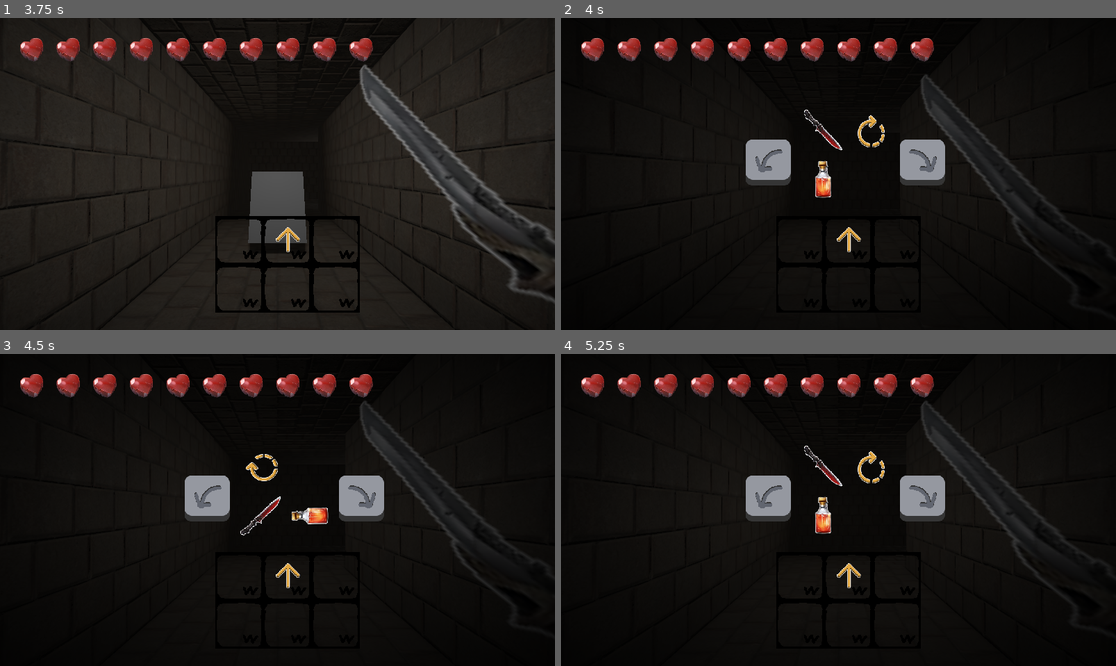
Above: before the commit, frames 1-4 (two rows, left to right).
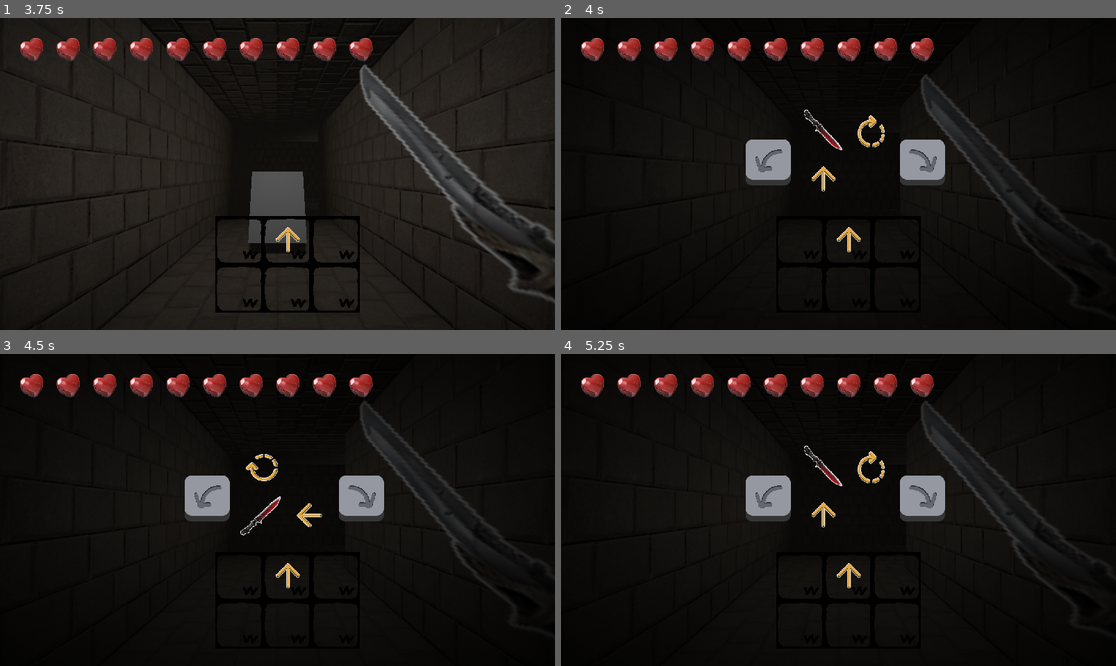
Above: after the commit, the same moments.

Repository: painttist/2023-04-04-Dungeon-Crawler-Jam
Game: Godot game, scene res://scenes/main.tscn
Same seed, same stepped clock (60 frames per second), same inputs: the game is played once before the commit and once after it. This scene is started directly instead of the project's main scene. Sound files missing from this copy of the repository are replaced by a short silence.
Inputs (mouse positions are in pixels of both pictures, inside the frame that each line leads up to):
- Up to frame 1 (3.75 s): drag from (288, 264) to (333, 105) at 0.52 s; tap Enter at 1.25, 2.75 s; drag from (166, 189) to (288, 264) at 1.27 s; tap Space at 2, 3.5 s; move the mouse to (333, 105) at 2.02 s; hold E (E) 2.03-2.75 s; click (333, 105) at 2.17 s; tap Q (Q) at 2.3 s; drag from (249, 236) to (111, 127) at 2.77 s; move the mouse to (444, 220) at 3.52 s; hold S (S) from 3.53 s (still down); click (444, 220) at 3.67 s
- Up to frame 2 (4 s): keep holding S (S); tap W (W) at 3.8 s
- Up to frame 3 (4.5 s): release S (S) at 4.25 s; click (205, 497) at 4.25 s
- Up to frame 4 (5.25 s): click (921, 497) at 5 s

Frame 1 is identical in both runs. In frame 2, 0.3% of the frame differs, in the area x 45-50%, y 45-58%; in frame 3, 0.3%, in the area x 52-60%, y 47-56%; in frame 4, 0.3%.

Commit message:
reward data

Diff:
--- a/Chest/Chest.gd
+++ b/Chest/Chest.gd
@@ -11,7 +11,7 @@
 @onready var animation = $AnimationPlayer
 @onready var audio = $AudioStreamPlayer3D
 @onready var audio_hit = $AudioStreamPlayer3D2
-@onready var reward = Globals.get_rand_tile_set()
+@onready var reward = Globals.get_rand_chest_loot()
 
 func take_damage(attacker : Player, damage):
 	health -= damage
--- a/Enemy/Enemy.gd
+++ b/Enemy/Enemy.gd
@@ -63,7 +63,7 @@
 	if get_intersect_to_player().is_empty():
 		look_at_player_smooth(delta)
 
-var health = 2
+@export var health = 2
 
 func take_damage(attacker: Player, damage):
 	health -= damage
@@ -197,5 +197,8 @@
 	if player is Player:
 		player.acted.connect(add_enemy_action)
 
-	reward = Globals.get_rand_tile_set()
+	if type == ENEMY_TYPE.WOLF:
+		reward = Globals.get_rand_wolf_loot()
+	elif type == ENEMY_TYPE.SLIME:
+		reward = Globals.get_rand_slime_loot()
 	print(reward)
--- a/Inventory/TileGroup.gd
+++ b/Inventory/TileGroup.gd
@@ -23,7 +23,7 @@
 	for child in children:
 		if child is Tile:
 			tiles.append(child)
-	group = Globals.get_rand_tile_set()
+	group = [[null, null], [null, null]]
 	update_tiles()
 	reset_rotation()
 
--- a/scenes/main.tscn
+++ b/scenes/main.tscn
@@ -88,33 +88,43 @@
 position = Vector2(447, 412)
 
 [node name="Slime" parent="." instance=ExtResource("5_obdrs")]
+health = 4
+
+[node name="Slime5" parent="." instance=ExtResource("5_obdrs")]
+transform = Transform3D(1, 0, 0, 0, 1, 0, 0, 0, 1, 8, 0.877, -2)
+health = 4
 
 [node name="Slime2" parent="." instance=ExtResource("5_obdrs")]
 transform = Transform3D(1, 0, 0, 0, 1, 0, 0, 0, 1, 18, 0.877, -8)
+health = 4
 
 [node name="Slime3" parent="." instance=ExtResource("5_obdrs")]
 transform = Transform3D(1, 0, 0, 0, 1, 0, 0, 0, 1, 40, 0.877, -6)
+health = 4
 
 [node name="Slime4" parent="." instance=ExtResource("5_obdrs")]
 transform = Transform3D(1, 0, 0, 0, 1, 0, 0, 0, 1, 40, 0.877, -4)
+health = 4
 
 [node name="Wolf" parent="." instance=ExtResource("6_scurk")]
 transform = Transform3D(1, 0, 0, 0, 1, 0, 0, 0, 1, 6, 0.877, 2)
-
-[node name="Wolf2" parent="." instance=ExtResource("6_scurk")]
-transform = Transform3D(1, 0, 0, 0, 1, 0, 0, 0, 1, 6, 0.877, -2)
+health = 10
 
 [node name="Wolf3" parent="." instance=ExtResource("6_scurk")]
 transform = Transform3D(1, 0, 0, 0, 1, 0, 0, 0, 1, 38, 0.877, 8)
+health = 10
 
 [node name="Wolf4" parent="." instance=ExtResource("6_scurk")]
 transform = Transform3D(1, 0, 0, 0, 1, 0, 0, 0, 1, 40, 0.877, 8)
+health = 10
 
 [node name="Wolf5" parent="." instance=ExtResource("6_scurk")]
 transform = Transform3D(1, 0, 0, 0, 1, 0, 0, 0, 1, 42, 0.877, 8)
+health = 10
 
 [node name="Wolf6" parent="." instance=ExtResource("6_scurk")]
 transform = Transform3D(1, 0, 0, 0, 1, 0, 0, 0, 1, 18, 0.877, 2)
+health = 10
 
 [node name="Chest" parent="." instance=ExtResource("8_0hfbb")]
 transform = Transform3D(-1, 0, -8.74228e-08, 0, 1, 0, 8.74228e-08, 0, -1, 4, 0, -6)
--- a/scripts/Globals.gd
+++ b/scripts/Globals.gd
@@ -18,10 +18,35 @@
 	KEY
 }
 
-const tiles = [
-	[[SWORD_UP, ARROW], [SWORD_DOWN, null]],
-	[[ARROW, ARROW], [null, null]],
+#const tiles = [
+#	[[SWORD_UP, ARROW], [SWORD_DOWN, null]],
+#	[[ARROW, ARROW], [null, null]],
+#	[[WAND_UP, null], [WAND_DOWN, null]],
+#]
+
+const slime_loot = [
+	[[KNIFE, ARROW], [null, null]],
+	[[KNIFE, ARROW], [null, null]],
+	[[KNIFE, LEFT], [null, null]],
+	[[KNIFE, LEFT], [null, null]],
+	[[KNIFE, RIGHT], [null, null]],
+	[[POTION, RIGHT], [null, null]],
+	[[POTION, null], [POTION, null]],
+	[[KNIFE, null], [null, KNIFE]],
 	[[WAND_UP, null], [WAND_DOWN, null]],
+]
+
+const chest_loot = [
+	[[SWORD_UP, null], [SWORD_DOWN, LEFT]],
+
+]
+
+const wolf_loot = [
+	[[WAND_UP, ARROW], [WAND_DOWN, null]],
+	[[SWORD_UP, POTION], [SWORD_DOWN, null]],
+	[[SWORD_UP, null], [SWORD_DOWN, ARROW]],
+	[[SWORD_UP, POTION], [SWORD_DOWN, null]],
+	[[POTION, POTION], [POTION, POTION]],
 ]
 
 # behaviours
@@ -54,8 +79,17 @@
 	POTION: preload("res://Sprites/potion_clean.png")
 }
 
-func get_rand_tile_set():
-	return tiles[randi() % tiles.size()]
+#func get_rand_tile_set():
+#	return tiles[randi() % tiles.size()]
+
+func get_rand_slime_loot():
+	return slime_loot[randi() % slime_loot.size()]
+
+func get_rand_chest_loot():
+	return chest_loot[randi() % chest_loot.size()]
+
+func get_rand_wolf_loot():
+	return wolf_loot[randi() % wolf_loot.size()]
 
 var enemy_actions_stack: Array[Callable] = [
 	#func (): await get_tree().create_timer(2.0).timeout
--- a/scripts/Pickup.gd
+++ b/scripts/Pickup.gd
@@ -1,7 +1,7 @@
 extends StaticBody3D
 
 @onready var player : Player = get_parent().get_node("Player")
-@onready var reward = [[Globals.KNIFE, Globals.RIGHT], [Globals.POTION, null]]
+@onready var reward = [[Globals.KNIFE, Globals.RIGHT], [Globals.ARROW, null]]
 
 func picked_up(player):
 	print("picked up")
--- a/scripts/Player.gd
+++ b/scripts/Player.gd
@@ -175,22 +175,22 @@
 	var check_input = false
 	var row
 	var col
-	if Input.is_action_pressed("Q"):
+	if Input.is_action_just_pressed("Q"):
 		row = 0
 		col = 0
-	elif Input.is_action_pressed("W"):
+	elif Input.is_action_just_pressed("W"):
 		row = 0
 		col = 1
-	elif Input.is_action_pressed("E"):
+	elif Input.is_action_just_pressed("E"):
 		row = 0
 		col = 2
-	elif Input.is_action_pressed("A"):
+	elif Input.is_action_just_pressed("A"):
 		row = 1
 		col = 0
-	elif Input.is_action_pressed("S"):
+	elif Input.is_action_just_pressed("S"):
 		row = 1
 		col = 1
-	elif Input.is_action_pressed("D"):
+	elif Input.is_action_just_pressed("D"):
 		row = 1
 		col = 2
 	else:
Not shown: 6 places in tileset.tres that only renumber resources
